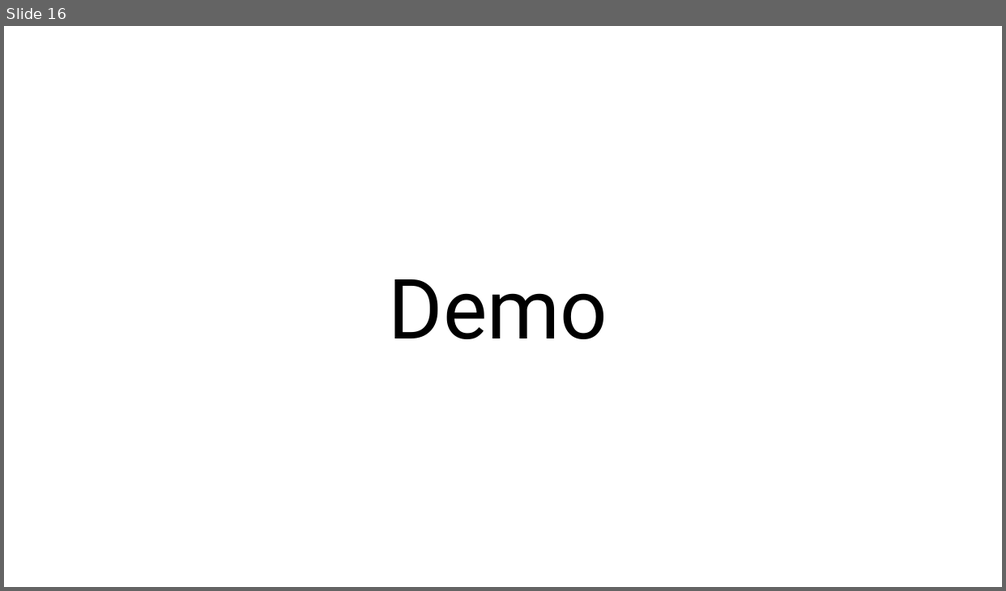
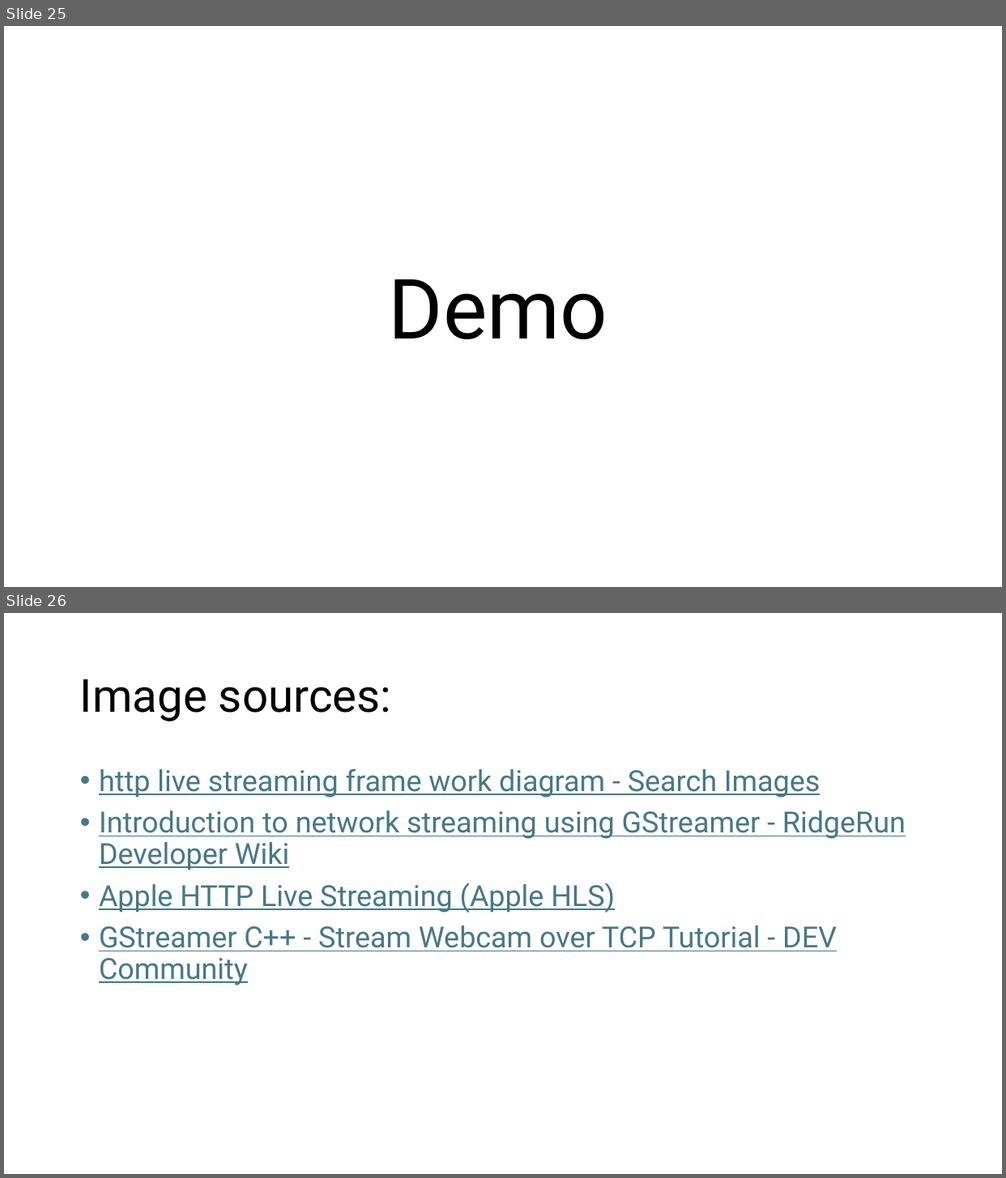
Before and after one commit to Nova200019/Media-management-platform, a slide deck: assests/Media-Management-Platform.pptx. Shown one above the other, each under a label of ours: slide 16 before the commit, slides 25 and 26 after it. The pictures are 1006x591 and 1006x1178 pixels, drawn with LibreOffice and Linux fonts; fonts in the diff are those of the drawing. Boxes give left, top, right and bottom in pixels: in the first picture for what was removed or moved away, otherwise in the second. Text is boxed around its words. In the diff, an @@ line names an element or a change of style, - is before the commit and + after.

```diff
--- a/assests/Media-Management-Platform.pptx
+++ b/assests/Media-Management-Platform.pptx
@@ slide 26 added at bbox=[4, 613, 1002, 1174], background #FFFFFF @@
@@ title added at bbox=[80, 679, 391, 722], 44 pt, text #000000 @@
+Image sources:
@@ text added at bbox=[99, 769, 906, 986], 28 pt, text #467886, underline @@
+• http live streaming frame work diagram - Search Images
+• Introduction to network streaming using GStreamer - RidgeRun Developer Wiki
+• Apple HTTP Live Streaming (Apple HLS)
+• GStreamer C++ - Stream Webcam over TCP Tutorial - DEV Community
@@ what was slide 16 is now slide 25 @@
```
Also in this commit, not shown: 1 slide changed, 10 other slides added, 1 slide removed, 1 other file.
